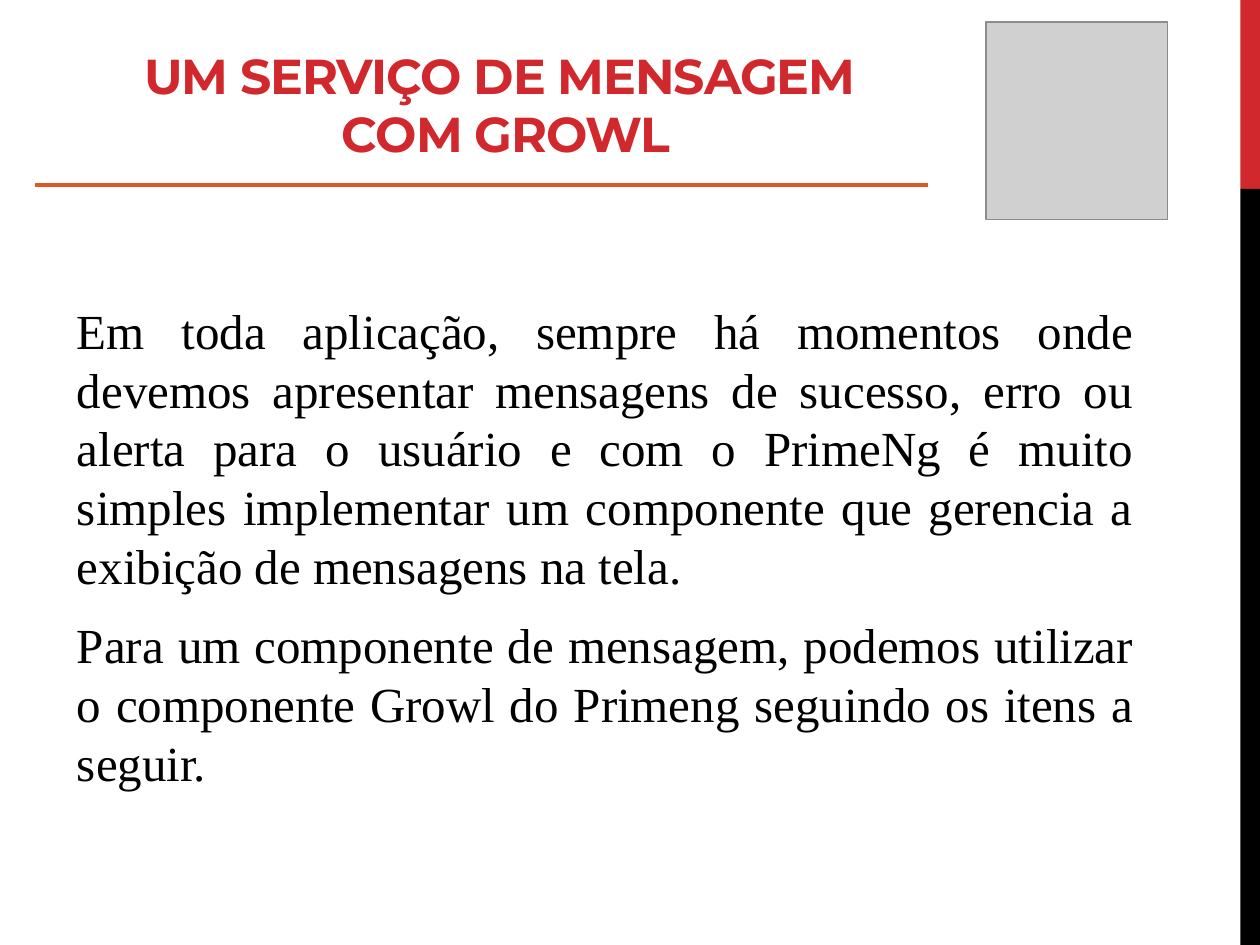
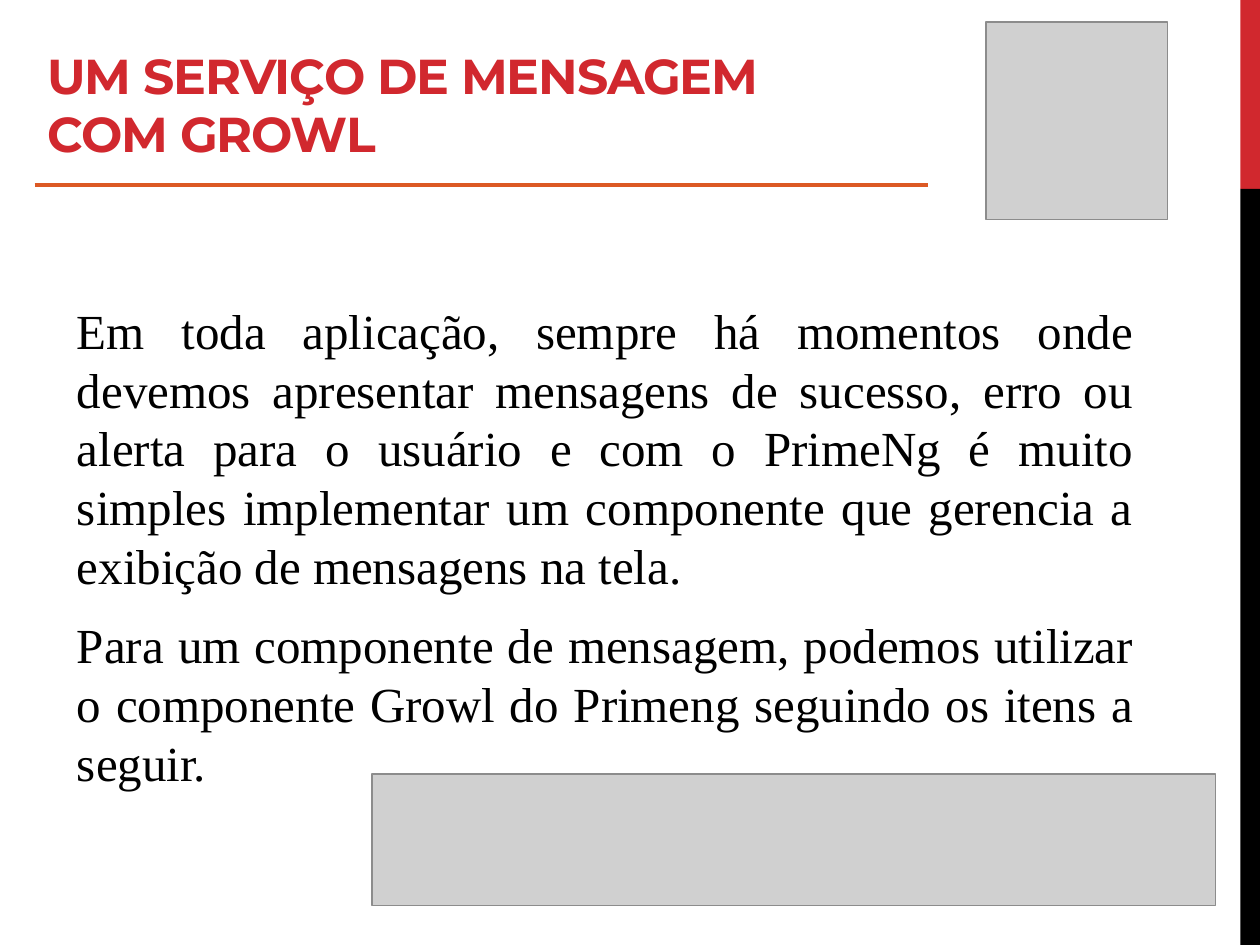
Before and after one commit to roney-amorim/workshop-angular, a slide deck: slide 37 of Módulo 2/Modulo 2.pptx. Drawn at 1260x945 pixels with LibreOffice and Linux fonts; fonts in the diff are those of the drawing; grey boxes stand for pictures. Boxes give left, top, right and bottom in pixels: in the first picture for what was removed or moved away, otherwise in the second. Text is boxed around its words. In the diff, an @@ line names an element or a change of style, - is before the commit and + after.

```diff
--- a/Módulo 2/Modulo 2.pptx
+++ b/Módulo 2/Modulo 2.pptx
@@ title "UM SERVIÇO DE MENSAGEM COM ..." at (x1=47, y1=59, x2=758, y2=153): alignment centre to left @@
@@ picture added at (x1=372, y1=774, x2=1215, y2=905) @@
```
Also in this commit, not shown: 15 other slides changed, 2 slides added, 2 slides removed, 7 other files.
